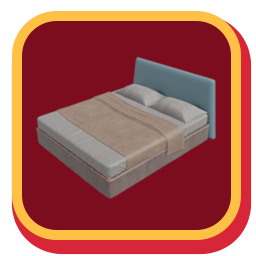
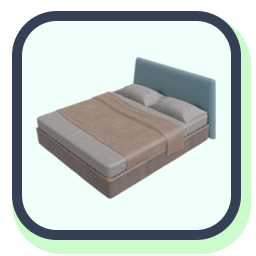
Before/after of a 256x256 layered artwork. What changed in the layer stack:
painted on "Rounded Rectangle 2" over (12, 11, 241, 240)
